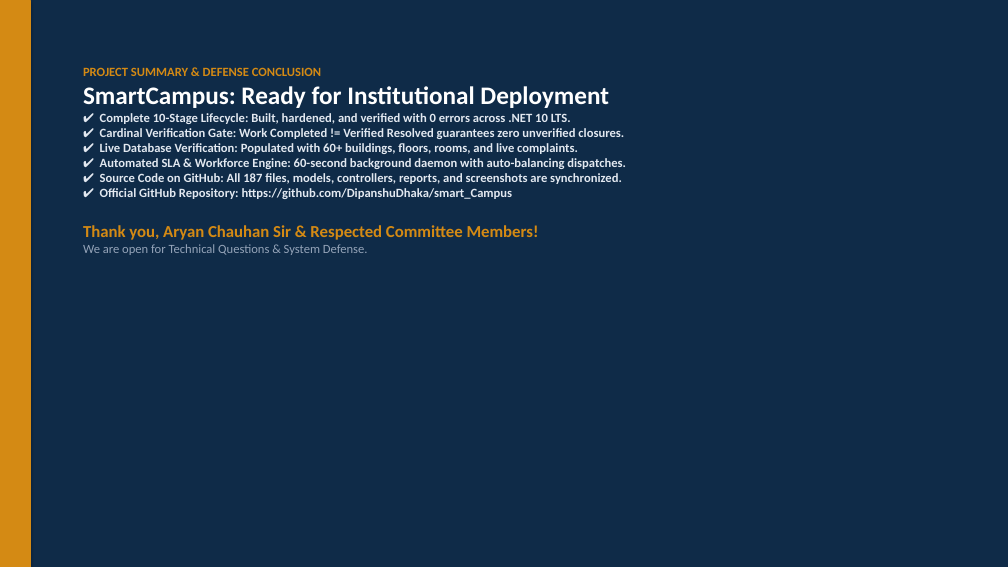
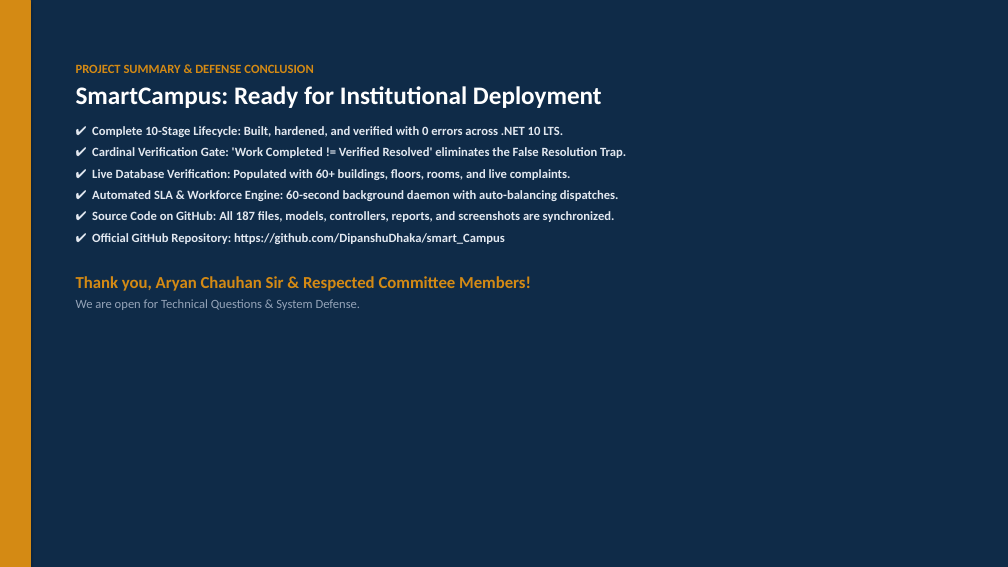
Before and after one commit to DipanshuDhaka/smart_Campus, a slide deck: slide 15 of docs/SmartCampus_Presentation.pptx. Drawn at 1008x567 pixels with LibreOffice and Linux fonts; fonts in the diff are those of the drawing. Boxes give left, top, right and bottom in pixels: in the first picture for what was removed or moved away, otherwise in the second. Text is boxed around its words. In the diff, an @@ line names an element or a change of style, - is before the commit and + after.

Commit message:
fix(presentation): resolve card text overflow, vertical anchor misalignment, and layout formatting across all slides

```diff
--- a/docs/SmartCampus_Presentation.pptx
+++ b/docs/SmartCampus_Presentation.pptx
@@ text at (76,64,619,291): more space between paragraphs @@
@@ text at (92,147,626,158): text changed @@
-✔ Cardinal Verification Gate: Work Completed != Verified Resolved guarantees zero unverified closures.
+✔ Cardinal Verification Gate: 'Work Completed != Verified Resolved' eliminates the False Resolution Trap.
```
Also in this commit, not shown: 14 other slides changed, 1 other file.
